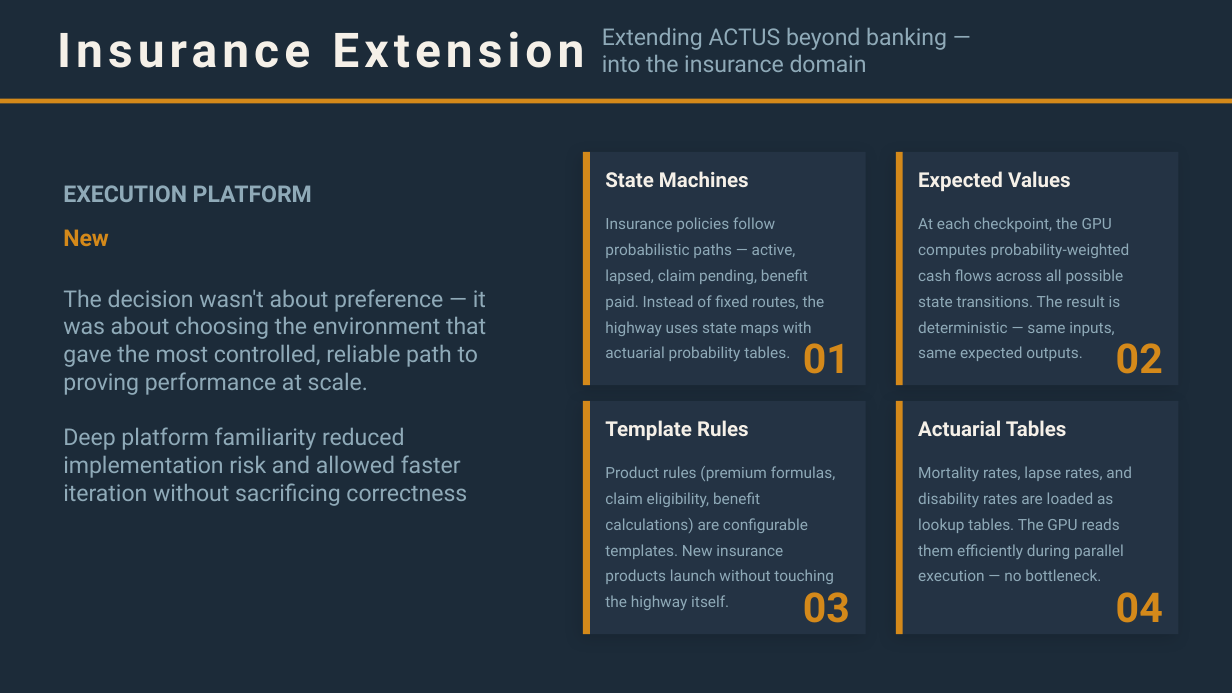
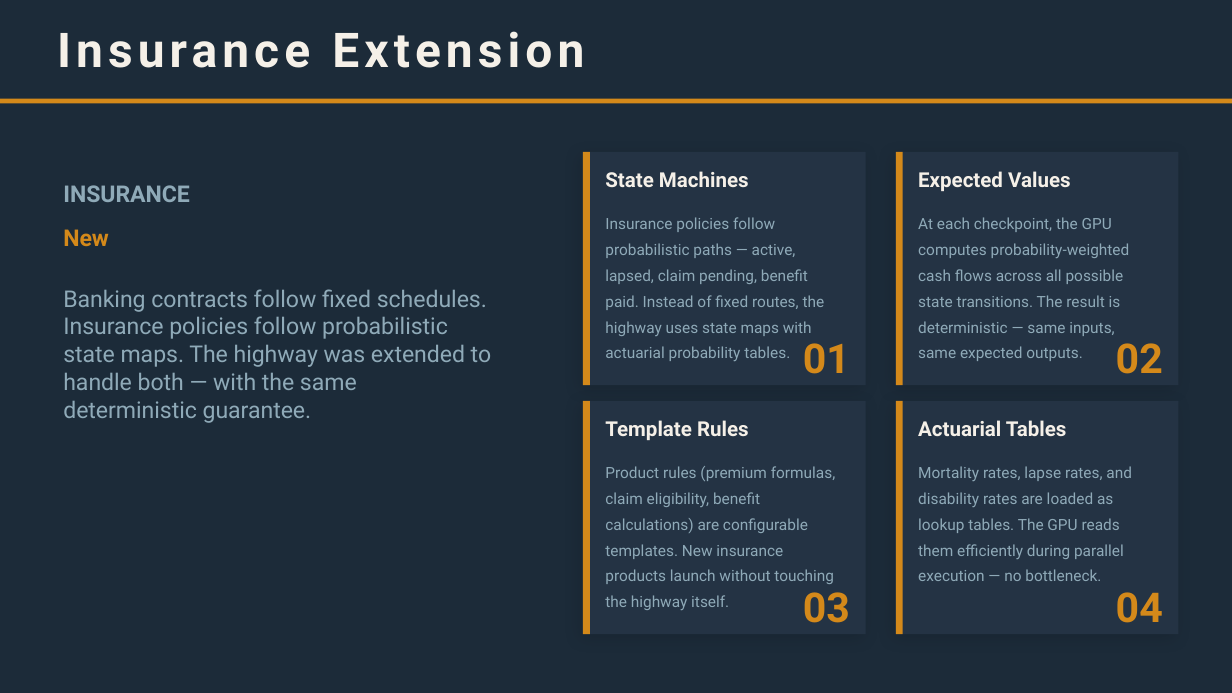
Before and after one commit to FransVanEk/Actus-Insurance.Documentation, a slide deck: slide 9 of public/downloads/Hackathon-GPU-Presentation.pptx. Drawn at 1232x693 pixels with LibreOffice and Linux fonts; fonts in the diff are those of the drawing; background and template pictures are left out. Boxes give left, top, right and bottom in pixels: in the first picture for what was removed or moved away, otherwise in the second. Text is boxed around its words. In the diff, an @@ line names an element or a change of style, - is before the commit and + after.

```diff
--- a/public/downloads/Hackathon-GPU-Presentation.pptx
+++ b/public/downloads/Hackathon-GPU-Presentation.pptx
@@ text removed at [602,28,947,72] @@
-Extending ACTUS beyond banking —
-into the insurance domain
@@ text at [63,185,312,202]: text changed @@
-EXECUTION PLATFORM
+INSURANCE
@@ text at [63,289,491,423]: text changed @@
-The decision wasn't about preference — it was about choosing the environment that gave the most controlled, reliable path to proving performance at scale.
-Deep platform familiarity reduced implementation risk and allowed faster iteration without sacrificing correctness
+Banking contracts follow fixed schedules. Insurance policies follow probabilistic state maps. The highway was extended to handle both — with the same deterministic guarantee.
```
Also in this commit, not shown: 2 other slides changed, 17 other files.
